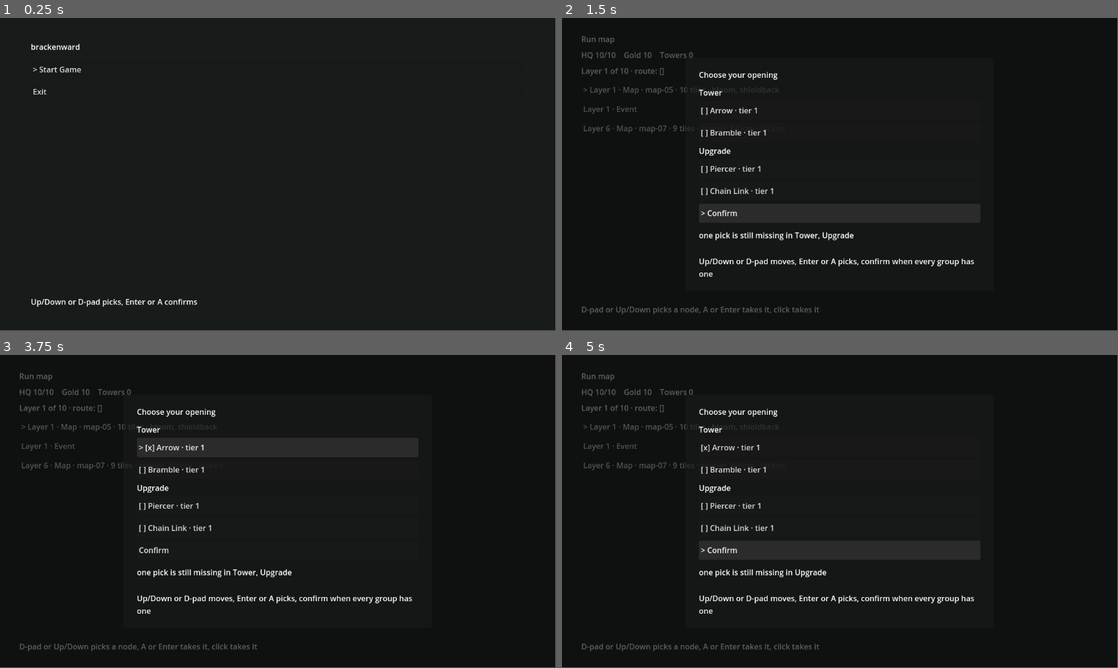
Above: before the commit, frames 1-4 (two rows, left to right).
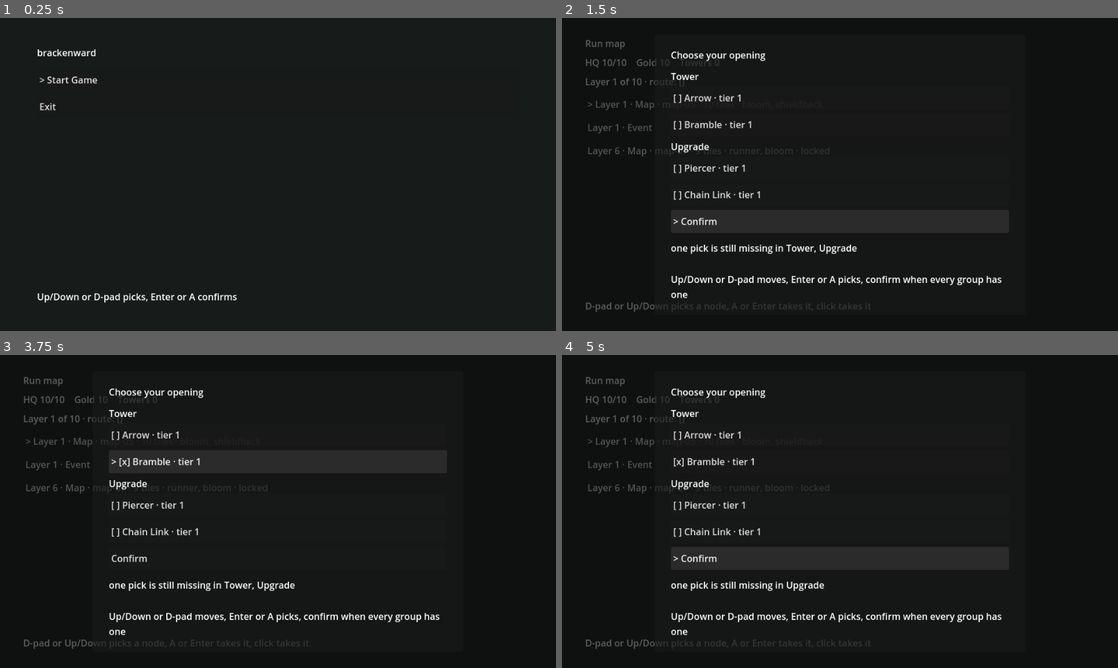
Above: after the commit, the same moments.

Repository: Guibrush/brackenward
Game: Godot game, scene res://scenes/boot.tscn
Two runs of this game, one before a commit and one after it. Both use one fixed random seed, a clock stepped at 60 frames per second and the inputs below.
Inputs:
- Up to frame 1 (0.25 s): no input
- Up to frame 2 (1.5 s): click "> Start Game" at 0.5 s; click "Confirm" at 1.25 s
- Up to frame 3 (3.75 s): click "> Confirm" at 2 s; click "> Confirm" at 2.75 s; click "Layer 1 · Event" at 3.5 s
- Up to frame 4 (5 s): click "Confirm" at 4.25 s
In our replay, the window is 799x449 before the commit and 800x450 after it. These sizes can differ from the game's own. Grey fills any space a smaller window leaves; there, only what the larger window draws over its background counts as a difference.

The runs differ from the first frame. In frame 1, 1.2% of the frame differs, in the area x 5-43%, y 8-93%; in frame 2, 5.7%; in frame 3, 5.7%, in the area x 3-81%, y 5-95%; in frame 4, 5.6%.

Commit message:
feat(display): windowed 2x scale for development
960x540 logical viewport, 1920x1080 window override, canvas_items stretch, integer scale. Windowed, not fullscreen, per the human. The five demos' root viewport constants move to 960x540 so their clicks stay in the same coordinate space. tests 6/6; inventory_migration_demo 311 checks green at 960.

Agent: eng/tools
Task: T-0111

Diff:
--- a/project.godot
+++ b/project.godot
@@ -87,3 +87,32 @@
 , Object(InputEventJoypadButton,"resource_local_to_scene":false,"resource_name":"","device":-1,"button_index":14,"pressure":0.0,"pressed":false,"script":null)
 ]
 }
+
+; T-0111 - presentation: the 2x scale art/STYLE.md specifies.
+;
+; art/STYLE.md line 15: "A 30x18 board at 32px is 960x576, shown at 2x in a
+; 1080p window." A 32 px tile must therefore cover 64 screen pixels. The
+; default 1152x648 window drew it at 1x, which is why sprites read as tiny.
+;
+; 960x540 logical viewport + **windowed** (mode=0) + a 1920x1080 window
+; override + canvas_items stretch with aspect "keep" and integer scale_mode: the
+; development window is exactly 2x on a screen that can hold it, and every
+; element is pixel-crisp. Fullscreen was rejected for the development period
+; (the human does not want the game taking over the screen); a release build
+; can choose fullscreen later. Aspect "keep" letterboxes rather than distorting,
+; which is what keeps 32 px art square.
+;
+; Presentation only: no sprite, scene size or gameplay constant changes. The
+; UI is anchored, so every HUD element is laid out against the 960x540 logical
+; rect and is unaffected by the physical surface size. See T-0111.
+
+[display]
+
+window/size/viewport_width=960
+window/size/viewport_height=540
+window/size/mode=0
+window/size/window_width_override=1920
+window/size/window_height_override=1080
+window/stretch/mode="canvas_items"
+window/stretch/aspect="keep"
+window/stretch/scale_mode="integer"
--- a/src/ui/tests/armed_feedback_demo.gd
+++ b/src/ui/tests/armed_feedback_demo.gd
@@ -46,7 +46,7 @@
 
 ## The window the panel is laid out in; `--headless` gives every run a 64x64
 ## viewport whatever the project says (measured T-0062).
-const VIEWPORT := Vector2i(1152, 648)
+const VIEWPORT := Vector2i(960, 540)
 
 const SETTLE_FRAMES := 2
 
--- a/src/ui/tests/build_panel_boot_demo.gd
+++ b/src/ui/tests/build_panel_boot_demo.gd
@@ -54,7 +54,7 @@
 ## display rather than about the panel. 1152x648 is the project's default window
 ## (`root.content_scale_size` in the same run); the level's own board is 960x540,
 ## so this is the smaller of the two and still fits the whole sidebar.
-const VIEWPORT := Vector2i(1152, 648)
+const VIEWPORT := Vector2i(960, 540)
 
 var _boot = null
 var _checks: int = 0
--- a/src/ui/tests/choice_modal_demo.gd
+++ b/src/ui/tests/choice_modal_demo.gd
@@ -58,7 +58,7 @@
 
 ## The window the modal is laid out in; `--headless` gives every run a 64x64
 ## viewport whatever the project says (measured T-0062), so it is set explicitly.
-const VIEWPORT := Vector2i(1152, 648)
+const VIEWPORT := Vector2i(960, 540)
 
 const SETTLE_FRAMES := 2
 
--- a/src/ui/tests/input_route_demo.gd
+++ b/src/ui/tests/input_route_demo.gd
@@ -40,7 +40,7 @@
 ## The window the panel is laid out in. `--headless` gives every run a 64x64
 ## viewport whatever the project says (measured T-0062), and a click can only be
 ## aimed at a rect a HUD fits in. 1152x648 is the project's default window.
-const VIEWPORT := Vector2i(1152, 648)
+const VIEWPORT := Vector2i(960, 540)
 
 const SETTLE_FRAMES := 2
 
--- a/src/ui/tests/inventory_migration_demo.gd
+++ b/src/ui/tests/inventory_migration_demo.gd
@@ -82,7 +82,7 @@
 ## The window the panel and the bar are laid out in. A windowed run is required for
 ## the acceptance frame; `--headless` gives every run the same layout but cannot
 ## render one.
-const VIEWPORT := Vector2i(1152, 648)
+const VIEWPORT := Vector2i(960, 540)
 
 const SETTLE_FRAMES := 2
 const MOVIE_HOLD_FRAMES := 12
